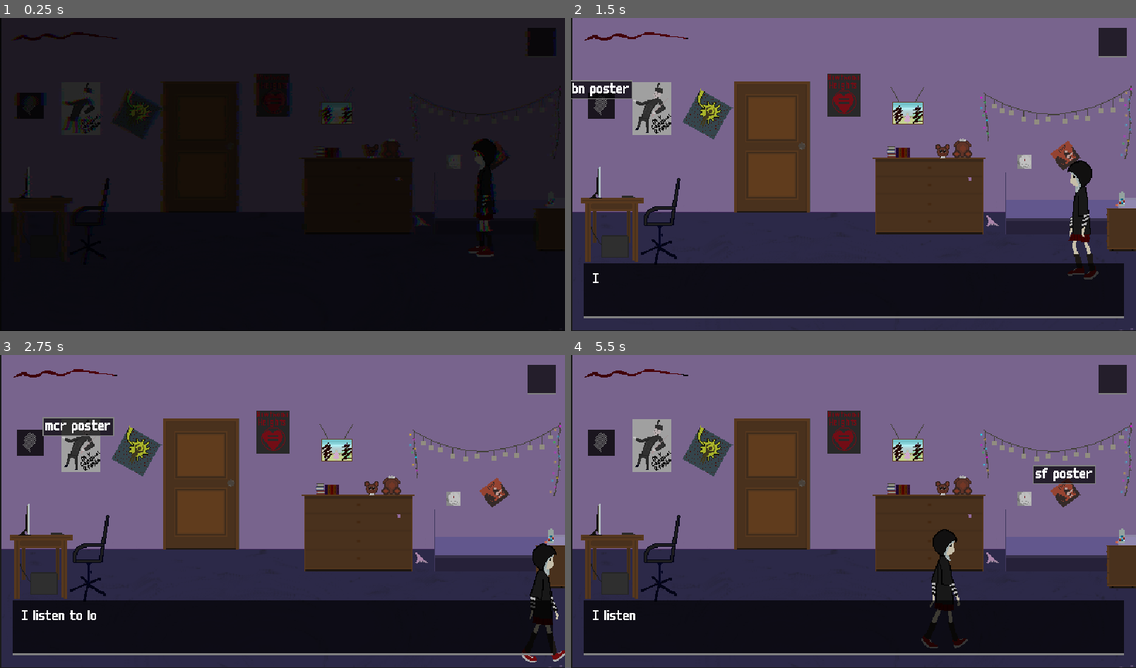
Above: before the commit, frames 1-4 (two rows, left to right).
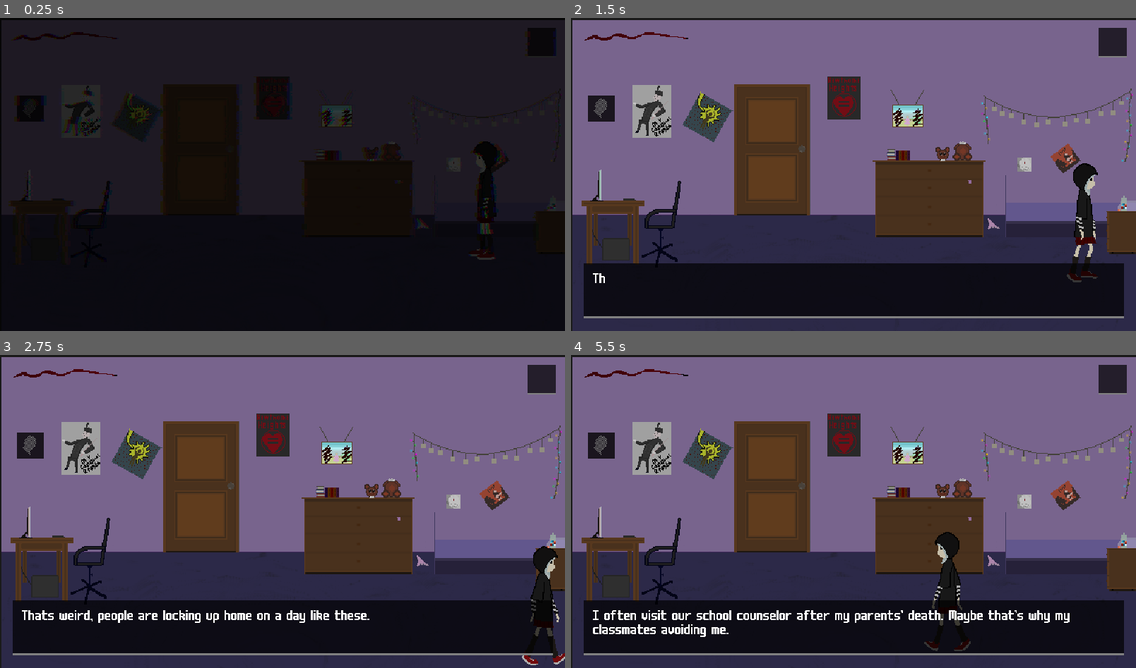
Above: after the commit, the same moments.

Repository: reeFridge/2q20
Game: Godot game, scene res://main.tscn
The game is run twice, just before and just after one commit, with the same random seed, the same clock (stepped at 60 frames per second) and the same inputs.
Inputs (mouse positions are in pixels of both pictures, inside the frame that each line leads up to):
- Up to frame 1 (0.25 s): no input
- Up to frame 2 (1.5 s): move the mouse to (768, 146) at 0.52 s; hold Right (ui_right) 0.53-1.28 s; click (768, 146) at 0.67 s; move the mouse to (599, 105) at 1.27 s; hold Down (ui_down) from 1.28 s (still down); click (599, 105) at 1.42 s
- Up to frame 3 (2.75 s): move the mouse to (79, 442) at 2.02 s; release Down (ui_down) at 2.03 s; hold Right (ui_right) from 2.03 s (still down); click (79, 442) at 2.17 s
- Up to frame 4 (5.5 s): move the mouse to (706, 448) at 2.77 s; release Right (ui_right) at 2.78 s; hold Up (ui_up) 2.78-3.53 s; click (706, 448) at 2.92 s; move the mouse to (842, 430) at 3.52 s; hold Left (ui_left) 3.53-5.03 s; click (842, 430) at 3.67 s; move the mouse to (1023, 495) at 4.27 s; click (1023, 495) at 4.42 s; move the mouse to (1062, 489) at 5.02 s; hold Down (ui_down) from 5.03 s (still down); click (1062, 489) at 5.17 s

The runs differ from the first frame. In frame 1, 2.9% of the frame differs, in the area x 0-100%, y 0-78%; in frame 2, 7.5%; in frame 3, 8.0%; in frame 4, 8.8%, in the area x 0-100%, y 0-100%.

Commit message:
reply areas, inventory interactivity, reply series

Diff:
--- a/items/lamp_togglable.tscn
+++ b/items/lamp_togglable.tscn
@@ -15,7 +15,6 @@
 distance_to_activate = 100
 
 [node name="lamp" parent="." index="0" instance=ExtResource( 1 )]
-frame = 0
 script = ExtResource( 3 )
 
 [node name="CollisionShape2D" type="CollisionShape2D" parent="." index="1"]
--- /dev/null
+++ b/locations/entered.tscn
@@ -0,0 +1,6 @@
+[gd_scene load_steps=2 format=2]
+
+[ext_resource path="res://scripts/on_enter.gd" type="Script" id=1]
+
+[node name="entered" type="Node"]
+script = ExtResource( 1 )
--- /dev/null
+++ b/locations/reply_trigger.tscn
@@ -0,0 +1,18 @@
+[gd_scene load_steps=3 format=2]
+
+[ext_resource path="res://scripts/reply_trigger.gd" type="Script" id=1]
+
+
+
+[sub_resource type="RectangleShape2D" id=25]
+extents = Vector2( 68.2326, 16.9587 )
+
+[node name="reply_triger" type="Area2D"]
+position = Vector2( -213.024, 19.5377 )
+collision_layer = 8
+script = ExtResource( 1 )
+text = "Gotta go"
+
+[node name="CollisionShape2D" type="CollisionShape2D" parent="."]
+position = Vector2( -29.6217, 7.56299 )
+shape = SubResource( 25 )
--- a/locations/room_1.tscn
+++ b/locations/room_1.tscn
@@ -6,6 +6,7 @@
 [ext_resource path="res://assets/sprites/home-room-1.png" type="Texture" id=4]
 [ext_resource path="res://scripts/door_trigger_handler.gd" type="Script" id=5]
 [ext_resource path="res://items/monitor.tscn" type="PackedScene" id=6]
+[ext_resource path="res://locations/entered.tscn" type="PackedScene" id=7]
 [ext_resource path="res://scripts/pants_actions_handler.gd" type="Script" id=8]
 [ext_resource path="res://assets/sprites/pants.png" type="Texture" id=9]
 [ext_resource path="res://assets/sprites/pills.png" type="Texture" id=10]
@@ -25,16 +26,16 @@
 extents = Vector2( 20, 28 )
 
 [sub_resource type="RectangleShape2D" id=4]
-extents = Vector2( 23.6608, 22.7824 )
+extents = Vector2( 19.3747, 20.3462 )
 
 [sub_resource type="RectangleShape2D" id=5]
 extents = Vector2( 18.1179, 23.9415 )
 
 [sub_resource type="RectangleShape2D" id=6]
-extents = Vector2( 8.79082, 7.34462 )
+extents = Vector2( 7.61301, 7.34462 )
 
 [sub_resource type="RectangleShape2D" id=7]
-extents = Vector2( 13.0805, 13.5561 )
+extents = Vector2( 12.4051, 11.3536 )
 
 [sub_resource type="RectangleShape2D" id=8]
 extents = Vector2( 16, 11 )
@@ -67,7 +68,6 @@
 extents = Vector2( 52, 15.4738 )
 
 [node name="Node2D" type="Node2D"]
-position = Vector2( -0.647068, -2.9118 )
 script = ExtResource( 3 )
 player_container = "container"
 
@@ -83,7 +83,7 @@
 limit_bottom = 166
 
 [node name="Door" parent="." instance=ExtResource( 2 )]
-position = Vector2( -88, 40 )
+position = Vector2( -86, 43 )
 text = "main room"
 distance_to_activate = 50
 
@@ -107,7 +107,7 @@
 text = "I listen to lots of music."
 
 [node name="Poster2" parent="." instance=ExtResource( 2 )]
-position = Vector2( -216, -70 )
+position = Vector2( -214.353, -68.0882 )
 text = "mcr poster"
 
 [node name="CollisionShape2D" type="CollisionShape2D" parent="Poster2"]
@@ -118,10 +118,11 @@
 text = "I listen to lots of music."
 
 [node name="Poster3" parent="." instance=ExtResource( 2 )]
-position = Vector2( -155.742, -64.3854 )
+position = Vector2( -155, -61 )
 text = "ihm poster"
 
 [node name="CollisionShape2D" type="CollisionShape2D" parent="Poster3"]
+rotation = 0.497419
 shape = SubResource( 4 )
 
 [node name="Node" type="Node" parent="Poster3"]
@@ -129,7 +130,7 @@
 text = "I listen to lots of music."
 
 [node name="Poster4" parent="." instance=ExtResource( 2 )]
-position = Vector2( -11.6146, -83.5879 )
+position = Vector2( -10.3529, -81.0882 )
 text = "hh poster"
 
 [node name="CollisionShape2D" type="CollisionShape2D" parent="Poster4"]
@@ -144,6 +145,7 @@
 text = "tu poster"
 
 [node name="CollisionShape2D" type="CollisionShape2D" parent="Poster5"]
+position = Vector2( 1.61301, 2.3709 )
 shape = SubResource( 6 )
 
 [node name="Node" type="Node" parent="Poster5"]
@@ -151,10 +153,11 @@
 text = "I listen to lots of music."
 
 [node name="Poster6" parent="." instance=ExtResource( 2 )]
-position = Vector2( 223.9, -19.2885 )
+position = Vector2( 225, -18 )
 text = "sf poster"
 
 [node name="CollisionShape2D" type="CollisionShape2D" parent="Poster6"]
+rotation = -0.586431
 shape = SubResource( 7 )
 
 [node name="Node" type="Node" parent="Poster6"]
@@ -162,7 +165,7 @@
 text = "I listen to lots of music."
 
 [node name="photo" parent="." instance=ExtResource( 2 )]
-position = Vector2( 57, -65 )
+position = Vector2( 57, -63.0882 )
 text = "photo"
 
 [node name="CollisionShape2D" type="CollisionShape2D" parent="photo"]
@@ -176,7 +179,7 @@
 shape = SubResource( 9 )
 
 [node name="books" parent="." instance=ExtResource( 2 )]
-position = Vector2( 47.3579, -24.8485 )
+position = Vector2( 47.3579, -22.0882 )
 text = "books"
 
 [node name="CollisionShape2D" type="CollisionShape2D" parent="books"]
@@ -187,7 +190,7 @@
 text = "One day I'll have my own library."
 
 [node name="toy" parent="." instance=ExtResource( 2 )]
-position = Vector2( 114, -27 )
+position = Vector2( 115.647, -25.0882 )
 text = "toy bear"
 distance_to_activate = 150
 
@@ -200,7 +203,8 @@
 
 [node name="pants" parent="." instance=ExtResource( 2 )]
 position = Vector2( 149, 52 )
-text = "my pants"
+text = "pants"
+inventory_text = "I can make a mask from it"
 distance_to_activate = 60
 inventory_texture = ExtResource( 13 )
 
@@ -214,8 +218,9 @@
 script = ExtResource( 8 )
 
 [node name="pills" parent="." instance=ExtResource( 2 )]
-position = Vector2( 284, 28 )
+position = Vector2( 284.647, 30.2 )
 text = "pills"
+inventory_text = "heals 10 mental points"
 distance_to_activate = 80
 inventory_texture = ExtResource( 12 )
 
@@ -228,18 +233,18 @@
 [node name="actions_handler" type="Node" parent="pills"]
 script = ExtResource( 11 )
 
-[node name="BigSofa" type="StaticBody2D" parent="."]
+[node name="BigShelve" type="StaticBody2D" parent="."]
 position = Vector2( 80, 52 )
 collision_layer = 2
 
-[node name="CollisionShape2D" type="CollisionShape2D" parent="BigSofa"]
+[node name="CollisionShape2D" type="CollisionShape2D" parent="BigShelve"]
 shape = SubResource( 14 )
 
-[node name="LittleSofa" type="StaticBody2D" parent="."]
+[node name="LittleShelve" type="StaticBody2D" parent="."]
 position = Vector2( 284, 68 )
 collision_layer = 2
 
-[node name="CollisionShape2D" type="CollisionShape2D" parent="LittleSofa"]
+[node name="CollisionShape2D" type="CollisionShape2D" parent="LittleShelve"]
 shape = SubResource( 15 )
 
 [node name="Bed" type="StaticBody2D" parent="."]
@@ -274,7 +279,7 @@
 position = Vector2( 77, 0 )
 
 [node name="lamp" parent="." instance=ExtResource( 1 )]
-position = Vector2( 216, -52 )
+position = Vector2( 216, -49 )
 collision_layer = 8
 collision_mask = 0
 distance_to_activate = 150
@@ -295,8 +300,11 @@
 
 [node name="monitor" parent="container" instance=ExtResource( 6 )]
 position = Vector2( -273, 85 )
-frame = 2
+frame = 3
 offset = Vector2( 0, -73.013 )
+
+[node name="entered" parent="." instance=ExtResource( 7 )]
+text = [ "Today someone dropped me a note. It says that I’m being invited on meeting at the crypt of local cemetery tonight.", "That’s weird, people are locking up home on a day like these.", "I don't have any friends at school, and nobody cares about me", "I often visit our school counselor after my parents' death. Maybe that's why my classmates avoiding me.", "I'm not afraid to go to the cemetery, I don't care what happens to me.", "My school counselor told me to write my thoughts down in the notebook. I don't see a point ... I tried to make notes in the phone, but then I got used to say them out loud.", "Miss Rasper told me to overcome parents' loss I need to make new friends", "Huh, seems like everybody avoiding me even more after her advice" ]
 [connection signal="triggered" from="Door" to="Door/trigger_handler" method="_on_triggered"]
 [connection signal="triggered" from="Poster" to="Poster/Node" method="_on_triggered"]
 [connection signal="triggered" from="Poster2" to="Poster2/Node" method="_on_triggered"]
--- a/locations/room_2.tscn
+++ b/locations/room_2.tscn
@@ -12,6 +12,7 @@
 [ext_resource path="res://scripts/knife_actions.gd" type="Script" id=10]
 [ext_resource path="res://assets/sprites/knife.png" type="Texture" id=11]
 [ext_resource path="res://assets/sprites/mebel.png" type="Texture" id=12]
+[ext_resource path="res://locations/reply_trigger.tscn" type="PackedScene" id=13]
 
 [sub_resource type="RectangleShape2D" id=1]
 extents = Vector2( 124, 12 )
@@ -159,7 +160,6 @@
 [node name="clock" type="AnimatedSprite" parent="." index="11"]
 position = Vector2( 189.738, -106.147 )
 frames = SubResource( 4 )
-frame = 2
 playing = true
 
 [node name="AudioStreamPlayer2D" type="AudioStreamPlayer2D" parent="clock" index="0"]
@@ -196,18 +196,19 @@
 shape = SubResource( 24 )
 
 [node name="knife" parent="container" index="2" instance=ExtResource( 1 )]
-position = Vector2( -227.6, 82.0451 )
+position = Vector2( -224.519, 80.2846 )
 text = "knife"
-distance_to_activate = 60
+inventory_text = "equip/unequip"
+distance_to_activate = 70
 inventory_texture = ExtResource( 11 )
 
 [node name="knife" type="Sprite" parent="container/knife" index="0"]
-position = Vector2( 0, -22.7013 )
+position = Vector2( 0, -37.6656 )
 texture = ExtResource( 11 )
 flip_h = true
 
 [node name="CollisionShape2D" type="CollisionShape2D" parent="container/knife" index="1"]
-position = Vector2( 0, -22.7013 )
+position = Vector2( 0, -37.6656 )
 shape = SubResource( 8 )
 
 [node name="actions" type="Node" parent="container/knife" index="2"]
@@ -346,6 +347,8 @@
 [node name="Node" type="Node" parent="TV" index="1"]
 script = ExtResource( 5 )
 text = "When my parents had died, I broke the TV screen, never liked its sound."
+
+[node name="near_door_reply" parent="." index="29" instance=ExtResource( 13 )]
 [connection signal="triggered" from="room_1_door" to="room_1_door/trigger_handler" method="_on_triggered"]
 [connection signal="triggered" from="street_door" to="street_door/trigger_handler" method="_on_triggered"]
 [connection signal="triggered" from="container/knife" to="container/knife/actions" method="_on_triggered"]
--- a/main.tscn
+++ b/main.tscn
@@ -26,20 +26,6 @@
 "values": [ 0.0, 1.0 ]
 }
 
-[sub_resource type="Animation" id=2]
-tracks/0/type = "value"
-tracks/0/path = NodePath("ui/text_panel/text:percent_visible")
-tracks/0/interp = 1
-tracks/0/loop_wrap = true
-tracks/0/imported = false
-tracks/0/enabled = true
-tracks/0/keys = {
-"times": PoolRealArray( 0, 1 ),
-"transitions": PoolRealArray( 1, 1 ),
-"update": 0,
-"values": [ 0.0, 1.0 ]
-}
-
 [sub_resource type="Animation" id=3]
 resource_name = "glitch"
 length = 0.5
@@ -57,6 +43,22 @@
 "values": [ 0.0, -0.5, 1.0, -3.0, 1.0, 0.0 ]
 }
 
+[sub_resource type="Animation" id=7]
+resource_name = "typing"
+length = 1.5
+tracks/0/type = "value"
+tracks/0/path = NodePath("text:percent_visible")
+tracks/0/interp = 1
+tracks/0/loop_wrap = true
+tracks/0/imported = false
+tracks/0/enabled = true
+tracks/0/keys = {
+"times": PoolRealArray( 0, 1.5 ),
+"transitions": PoolRealArray( 1, 1 ),
+"update": 0,
+"values": [ 0.0, 1.0 ]
+}
+
 [sub_resource type="DynamicFont" id=4]
 font_data = ExtResource( 4 )
 
@@ -68,7 +70,7 @@
 
 [sub_resource type="ShaderMaterial" id=6]
 shader = ExtResource( 2 )
-shader_param/opacity = 0.0
+shader_param/opacity = 0.4
 
 [node name="main" type="Node"]
 script = ExtResource( 1 )
@@ -79,7 +81,6 @@
 
 [node name="AnimationPlayer" type="AnimationPlayer" parent="."]
 anims/fg_fade = SubResource( 1 )
-anims/typing = SubResource( 2 )
 
 [node name="screen_effects" type="AnimationPlayer" parent="."]
 playback_speed = 2.0
@@ -98,6 +99,9 @@
 "_edit_use_anchors_": false
 }
 
+[node name="anim" type="AnimationPlayer" parent="ui/text_panel"]
+anims/typing = SubResource( 7 )
+
 [node name="text" type="RichTextLabel" parent="ui/text_panel"]
 anchor_right = 1.0
 anchor_bottom = 1.0
@@ -106,6 +110,8 @@
 margin_right = -10.0
 margin_bottom = -10.0
 custom_fonts/normal_font = SubResource( 4 )
+visible_characters = 2
+percent_visible = 0.2
 text = "Some thoughts"
 scroll_active = false
 __meta__ = {
@@ -113,7 +119,6 @@
 }
 
 [node name="inventory" parent="ui" instance=ExtResource( 10 )]
-custom_styles/panel = ExtResource( 11 )
 
 [node name="mental" type="TextureProgress" parent="ui"]
 margin_left = 14.0
@@ -150,4 +155,14 @@
 __meta__ = {
 "_edit_use_anchors_": false
 }
+
+[node name="overlay" type="ColorRect" parent="ui"]
+visible = false
+anchor_right = 1.0
+anchor_bottom = 1.0
+color = Color( 1, 1, 1, 0 )
+__meta__ = {
+"_edit_use_anchors_": false
+}
 [connection signal="animation_finished" from="AnimationPlayer" to="." method="_on_animation_finished"]
+[connection signal="gui_input" from="ui/overlay" to="ui" method="_on_overlay_gui_input"]
--- a/scripts/activable.gd
+++ b/scripts/activable.gd
@@ -1,7 +1,9 @@
 extends Area2D
 signal triggered
+signal triggered_from_inventory()
 
 export var text = "unknown item"
+export var inventory_text = ""
 export var distance_to_activate = -1
 export(Texture) var inventory_texture
 var label: Label = null
@@ -43,6 +45,9 @@
 		Global.get_player().disconnect("target_changed", self, "_unsubscribe")
 	emit_signal("triggered")
 
+func activated_from_inventory():
+	emit_signal("triggered_from_inventory")
+
 func show_actions_menu(actions):
 	menu = preload("res://ui/actions_menu.tscn").instance()
 	menu.init(actions)
@@ -66,7 +71,3 @@
 	remove_child(label)
 	label.queue_free()
 	label = null
-
-
-func _on_triggered():
-	pass # Replace with function body.
--- a/scripts/global.gd
+++ b/scripts/global.gd
@@ -22,7 +22,10 @@
 	return main.get_player()
 
 func show_text(text):
-	main.get_node("ui").show_text(text, 5)
+	main.get_node("ui").show_text(text, 10)
+
+func show_text_series(text_series, timeout = 10):
+	main.get_node("ui").show_text_series(text_series, timeout)
 
 func change_scene(scene_index, spawn_name = "spawn"):
 	print("change scene -> ", scene_index)
@@ -30,4 +33,10 @@
 		main.set_scene(scenes[scene_index], spawn_name)
 
 func take_item(item):
-	main.get_node("ui").get_node("inventory").add_item(item)
+	main.get_node("ui/inventory").add_item(item)
+
+func remove_item(item):
+	main.get_node("ui/inventory").remove_item(item)
+
+func update_active_state(item, state):
+	main.get_node("ui/inventory").update_active_state(item, state)
--- a/scripts/inventory.gd
+++ b/scripts/inventory.gd
@@ -1,29 +1,62 @@
-extends PanelContainer
+extends Control
 
-onready var container = $MarginContainer/HBoxContainer
+onready var inventory_container = $inventory/MarginContainer/HBoxContainer
+onready var desc_name = $desc/MarginContainer/VBoxContainer/name
+onready var desc_text = $desc/MarginContainer/VBoxContainer/desc
 var items = []
 var icons = []
+
+func update_active_state(item, state):
+	var item_idx = items.find(item)
+	if item_idx != -1:
+		var icon = icons[item_idx]
+		icon.get_node("container").visible = state
 
 func add_item(item):
 	items.push_back(item)
 	var icon = preload("res://ui/inventory_item.tscn").instance()
+	icon.connect("gui_input", self, "item_icon_input", [item])
+	icon.connect("mouse_entered", self, "item_icon_focused", [item])
+	icon.connect("mouse_exited", self, "item_icon_unfocused")
 	icon.texture = item.inventory_texture
 	icons.push_back(icon)
-	container.add_child(icon)
+	inventory_container.add_child_below_node(inventory_container.get_node("placeholder"), icon)
 	update_placeholder()
 
-func has_item_with_text(text):
-	for item in items:
-		if item.text == text:
-			return true
+func remove_item(item):
+	var item_idx = items.find(item)
+	if item_idx != -1:
+		var icon = icons[item_idx]
+		item_icon_unfocused()
+		inventory_container.remove_child(icon)
+		items.remove(item_idx)
+		icons.remove(item_idx)
+	update_placeholder()
 
-	return false
+func item_icon_focused(item):
+	$desc.show()
+	desc_name.text = item.text
+	desc_text.text = item.inventory_text
+
+func item_icon_unfocused():
+	$desc.hide()
+	desc_name.text = ""
+	desc_text.text = ""
+	# force update size
+	$desc.show()
+	$desc.hide()
 
 func update_placeholder():
 	if len(items) == 0:
-		container.get_node("placeholder").show()
+		inventory_container.get_node("placeholder").show()
 	else:
-		container.get_node("placeholder").hide()
+		inventory_container.get_node("placeholder").hide()
+	# force update size
+	$inventory.grow_horizontal = Control.GROW_DIRECTION_BEGIN
+
+func item_icon_input(event, item):
+	if event is InputEventMouseButton && event.pressed:
+		item.activated_from_inventory()
 
 func _ready():
-	container.get_node("placeholder").show()
+	inventory_container.get_node("placeholder").show()
--- a/scripts/knife_actions.gd
+++ b/scripts/knife_actions.gd
@@ -1,10 +1,21 @@
 extends Node
+
+var equiped = false
 
 func _on_triggered():
 	get_parent().show_actions_menu({
 		examine = [self, "_on_examine"],
 		take = [self, "_on_take"]
 	})
+
+func _ready():
+	get_parent().connect("triggered_from_inventory", self, "_on_triggered_from_inventory")
+
+func _on_triggered_from_inventory():
+	equiped = !equiped
+	Global.get_player().equip_knife(equiped)
+	Global.update_active_state(get_parent(), equiped)
+
 
 func remove_from_scene():
 	var parent = get_parent()
@@ -19,4 +30,3 @@
 func _on_take(action):
 	var parent = remove_from_scene()
 	Global.take_item(parent)
-	Global.get_player().equip_knife(true)
--- a/scripts/lamp_action_handler.gd
+++ b/scripts/lamp_action_handler.gd
@@ -8,6 +8,8 @@
 func _on_toggle_action(action):
 	if is_playing():
 		stop()
+		hide()
 	else:
+		show()
 		play()
 	get_parent().close_actions_menu()
--- /dev/null
+++ b/scripts/on_enter.gd
@@ -0,0 +1,15 @@
+extends Node
+
+export(Array, String) var text = []
+export var interval = 10
+export var once = true
+
+func _ready():
+	get_parent().connect("entered", self, "reply")
+	pass
+
+func reply():
+	Global.show_text_series(text, interval)
+	if once:
+		get_parent().remove_child(self)
+		queue_free()
--- a/scripts/pills_actions.gd
+++ b/scripts/pills_actions.gd
@@ -6,6 +6,13 @@
 		use = [self, "_on_use"],
 		take = [self, "_on_take"]
 	})
+
+func _ready():
+	get_parent().connect("triggered_from_inventory", self, "_on_triggered_from_inventory")
+
+func _on_triggered_from_inventory():
+	Global.remove_item(get_parent())
+	Stats.update_mental(10)
 
 func remove_from_scene():
 	var parent = get_parent()
--- /dev/null
+++ b/scripts/reply_trigger.gd
@@ -0,0 +1,14 @@
+extends Area2D
+
+export var text = ""
+export var once = true
+
+func _ready():
+	connect("body_entered", self, "_on_body_entered")
+
+func _on_body_entered(body):
+	body.stop()
+	Global.show_text(text)
+	if once:
+		get_parent().call_deferred("remove_child", self)
+		call_deferred("queue_free")
--- a/scripts/scene.gd
+++ b/scripts/scene.gd
@@ -8,9 +8,6 @@
 export var player_container = ""
 export var fade = false
 onready var cam = $cam
-
-func _ready():
-	pass
 
 func enter(player_instance):
 	player = player_instance
@@ -71,6 +68,5 @@
 func get_player():
 	return player
 
-
 func _on_triggered():
 	pass # Replace with function body.
--- a/scripts/ui.gd
+++ b/scripts/ui.gd
@@ -17,9 +17,10 @@
 	$mental.value = Stats.mental
 
 func show_text(text, timeout):
+	$overlay.show()
 	remove_text_timer()
-	get_parent().get_node("AnimationPlayer").stop()
-	get_parent().get_node("AnimationPlayer").play("typing")
+	$text_panel/anim.stop()
+	$text_panel/anim.play("typing")
 	$text_panel.visible = true
 	$text_panel/text.text = text
 	var timer = Timer.new()
@@ -29,6 +30,20 @@
 	timer.autostart = true
 	add_child(timer)
 	text_timer = timer
+	return timer
+
+var text_queue = []
+var series_timeout = 10
+
+# series - string[]
+# timeout - number
+func show_text_series(series, timeout):
+	text_queue = series
+	series_timeout = timeout
+	show_text_from_queue()
+
+func show_text_from_queue():
+	show_text(text_queue.pop_front(), series_timeout)
 
 func remove_text_timer():
 	if text_timer != null:
@@ -40,6 +55,20 @@
 func text_timeout():
 	remove_text_timer()
 	hide_text()
+	if !text_queue.empty():
+		show_text_from_queue()
+	else:
+		$overlay.hide()
 
 func hide_text():
+	$text_panel/text.percent_visible = 0
+	$text_panel/text.text = ""
 	$text_panel.visible = false
+
+func _on_overlay_gui_input(event):
+	if event is InputEventMouseButton and event.pressed:
+		if $text_panel/anim.is_playing():
+			$text_panel/anim.stop()
+			$text_panel/text.percent_visible = 1
+		else:
+			text_timeout()
--- a/ui/inventory.tscn
+++ b/ui/inventory.tscn
@@ -1,14 +1,27 @@
-[gd_scene load_steps=4 format=2]
+[gd_scene load_steps=7 format=2]
 
 [ext_resource path="res://ui/inventory_item.tscn" type="PackedScene" id=1]
 [ext_resource path="res://scripts/inventory.gd" type="Script" id=2]
+[ext_resource path="res://styles/ui.tres" type="StyleBox" id=3]
+[ext_resource path="res://assets/fonts/m6x11.ttf" type="DynamicFontData" id=4]
 
-[sub_resource type="StyleBoxFlat" id=1]
-bg_color = Color( 0.0509804, 0.0509804, 0.0509804, 0.784314 )
-border_width_bottom = 2
-border_color = Color( 0.592157, 0.388235, 0.168627, 1 )
+[sub_resource type="DynamicFont" id=1]
+font_data = ExtResource( 4 )
 
-[node name="inventory" type="PanelContainer"]
+[sub_resource type="DynamicFont" id=2]
+font_data = ExtResource( 4 )
+
+[node name="Container" type="Control"]
+anchor_left = 1.0
+anchor_right = 1.0
+margin_left = -181.0
+margin_bottom = 113.0
+script = ExtResource( 2 )
+__meta__ = {
+"_edit_use_anchors_": false
+}
+
+[node name="inventory" type="PanelContainer" parent="."]
 anchor_left = 1.0
 anchor_right = 1.0
 margin_left = -30.0
@@ -16,13 +29,12 @@
 margin_right = -10.0
 margin_bottom = 32.0
 grow_horizontal = 0
-custom_styles/panel = SubResource( 1 )
-script = ExtResource( 2 )
+custom_styles/panel = ExtResource( 3 )
 __meta__ = {
 "_edit_use_anchors_": false
 }
 
-[node name="MarginContainer" type="MarginContainer" parent="."]
+[node name="MarginContainer" type="MarginContainer" parent="inventory"]
 margin_right = 20.0
 margin_bottom = 30.0
 custom_constants/margin_right = 5
@@ -30,19 +42,69 @@
 custom_constants/margin_left = 5
 custom_constants/margin_bottom = 5
 
-[node name="HBoxContainer" type="HBoxContainer" parent="MarginContainer"]
-margin_left = 5.0
+[node name="HBoxContainer" type="HBoxContainer" parent="inventory/MarginContainer"]
+margin_left = 15.0
 margin_top = 5.0
 margin_right = 15.0
 margin_bottom = 25.0
 rect_min_size = Vector2( 0, 20 )
 rect_clip_content = true
-custom_constants/separation = 10
-alignment = 1
+size_flags_horizontal = 10
+custom_constants/separation = 5
+alignment = 2
 __meta__ = {
 "_edit_use_anchors_": false
 }
 
-[node name="placeholder" parent="MarginContainer/HBoxContainer" instance=ExtResource( 1 )]
+[node name="placeholder" parent="inventory/MarginContainer/HBoxContainer" instance=ExtResource( 1 )]
 visible = false
 texture = null
+
+[node name="desc" type="PanelContainer" parent="."]
+visible = false
+anchor_left = 1.0
+anchor_right = 1.0
+margin_left = -30.0
+margin_top = 44.0
+margin_right = -10.0
+margin_bottom = 70.0
+grow_horizontal = 0
+custom_styles/panel = ExtResource( 3 )
+__meta__ = {
+"_edit_use_anchors_": false
+}
+
+[node name="MarginContainer" type="MarginContainer" parent="desc"]
+margin_right = 160.0
+margin_bottom = 42.0
+custom_constants/margin_right = 5
+custom_constants/margin_top = 5
+custom_constants/margin_left = 5
+custom_constants/margin_bottom = 5
+
+[node name="VBoxContainer" type="VBoxContainer" parent="desc/MarginContainer"]
+margin_left = 5.0
+margin_top = 5.0
+margin_right = 155.0
+margin_bottom = 37.0
+grow_horizontal = 0
+
+[node name="name" type="Label" parent="desc/MarginContainer/VBoxContainer"]
+margin_right = 150.0
+margin_bottom = 14.0
+rect_min_size = Vector2( 150, 0 )
+size_flags_vertical = 1
+custom_fonts/font = SubResource( 1 )
+text = "unknown item"
+max_lines_visible = 1
+
+[node name="desc" type="Label" parent="desc/MarginContainer/VBoxContainer"]
+margin_top = 18.0
+margin_right = 150.0
+margin_bottom = 32.0
+grow_vertical = 0
+size_flags_vertical = 1
+custom_fonts/font = SubResource( 2 )
+custom_colors/font_color = Color( 0.407843, 0.407843, 0.407843, 1 )
+text = "effect"
+autowrap = true
--- a/ui/inventory_item.tscn
+++ b/ui/inventory_item.tscn
@@ -2,7 +2,7 @@
 
 [ext_resource path="res://assets/sprites/pills2.png" type="Texture" id=1]
 
-[node name="TextureRect" type="TextureRect"]
+[node name="texture" type="TextureRect"]
 margin_right = 20.0
 margin_bottom = 20.0
 rect_min_size = Vector2( 20, 20 )
@@ -12,3 +12,11 @@
 __meta__ = {
 "_edit_use_anchors_": false
 }
+
+[node name="container" type="ColorRect" parent="."]
+visible = false
+show_behind_parent = true
+anchor_right = 1.0
+anchor_bottom = 1.0
+mouse_filter = 2
+color = Color( 0.721569, 0.00392157, 0.00392157, 0.196078 )
Not shown: 1 places in locations/room_1.tscn that only renumber resources
Not shown: 1 places in locations/room_2.tscn that only renumber resources
